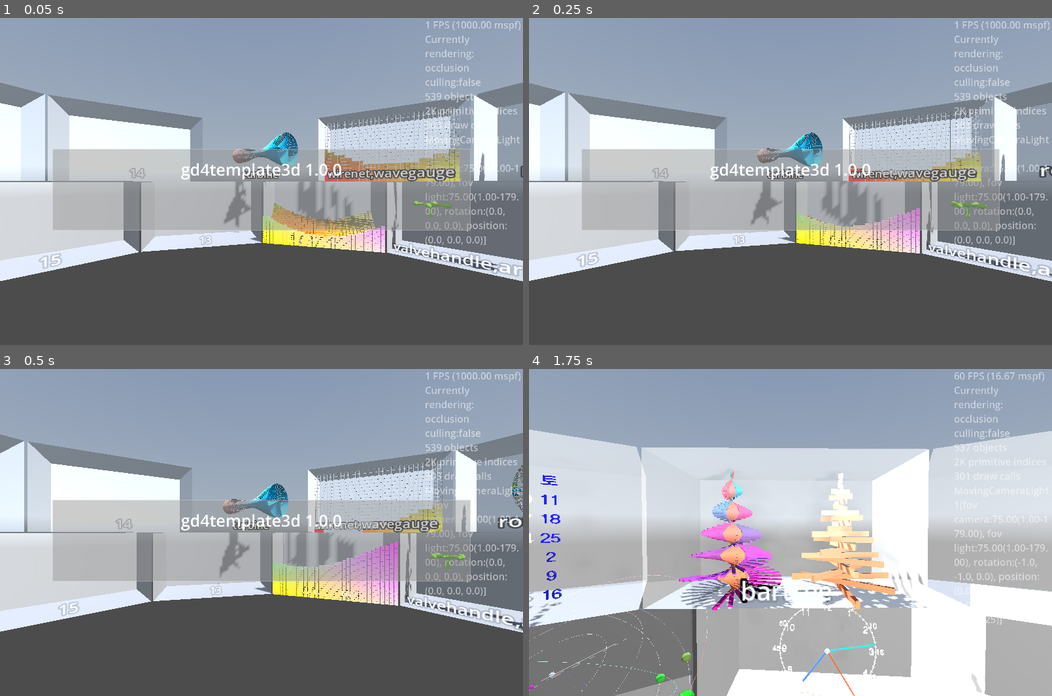
Above: before the commit, frames 1-4 (two rows, left to right).
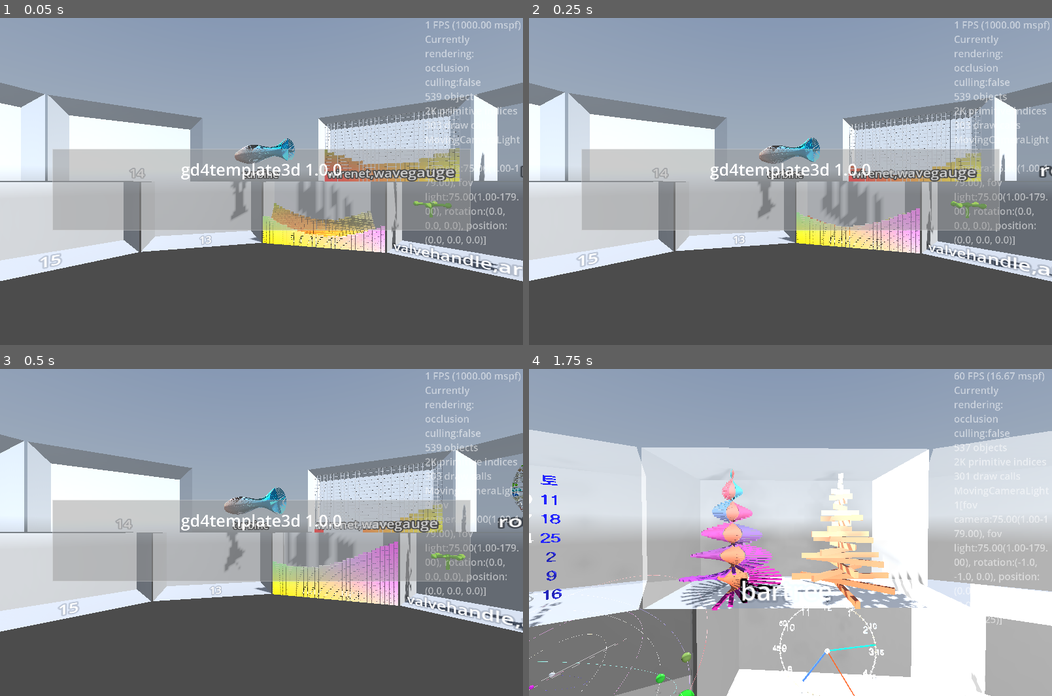
Above: after the commit, the same moments.

Repository: kasworld/gd4template3d
Game: Godot game, scene res://main.tscn
Two runs of this game, one before a commit and one after it. Both use one fixed random seed, a clock stepped at 60 frames per second and the inputs below. A sky picture missing from this copy of the repository is replaced by a grey-blue gradient.
Inputs (mouse positions are in pixels of both pictures, inside the frame that each line leads up to):
- Up to frame 1 (0.05 s): no input
- Up to frame 2 (0.25 s): no input
- Up to frame 3 (0.5 s): no input
- Up to frame 4 (1.75 s): tap Enter at 0.5 s; move the mouse to (905, 516) at 0.52 s; hold Right 0.53-1.28 s; tap Q at 0.6 s; click (905, 516) at 0.67 s; move the mouse to (685, 548) at 1.27 s; hold Down from 1.28 s (still down); tap E at 1.35 s

The runs differ from the first frame. In frame 1, 0.7% of the frame differs, in the area x 42-57%, y 35-66%; in frame 2, 0.6%; in frame 3, 0.5%; in frame 4, nothing differs.

Commit message:
scale_lambda for turbine_demo

Diff:
--- a/main.gd
+++ b/main.gd
@@ -120,10 +120,14 @@
 	glasscabinet.show_wall_box(false)
 func scale_cos(rate :float) -> float:
 	return (cos(rate*PI*2)+2) * (rate/4+0.25)
+func scale_lambda(period :float) -> Callable:
+	return func(rate):
+		return (cos(rate*PI*2 + period)+2) * (rate/4+0.25)
 func turbine_rotate() -> void:
 	var t := Time.get_unix_time_from_system()
 	var rad := fposmod(t , PI*2)
 	turbine.rotation.z = rad
+	turbine.set_transform_all(scale_lambda(rad))
 
 
 var colorlist_dark :Array = NamedColorList.filter_to_colorlist(NamedColorList.make_dark_color_list())
